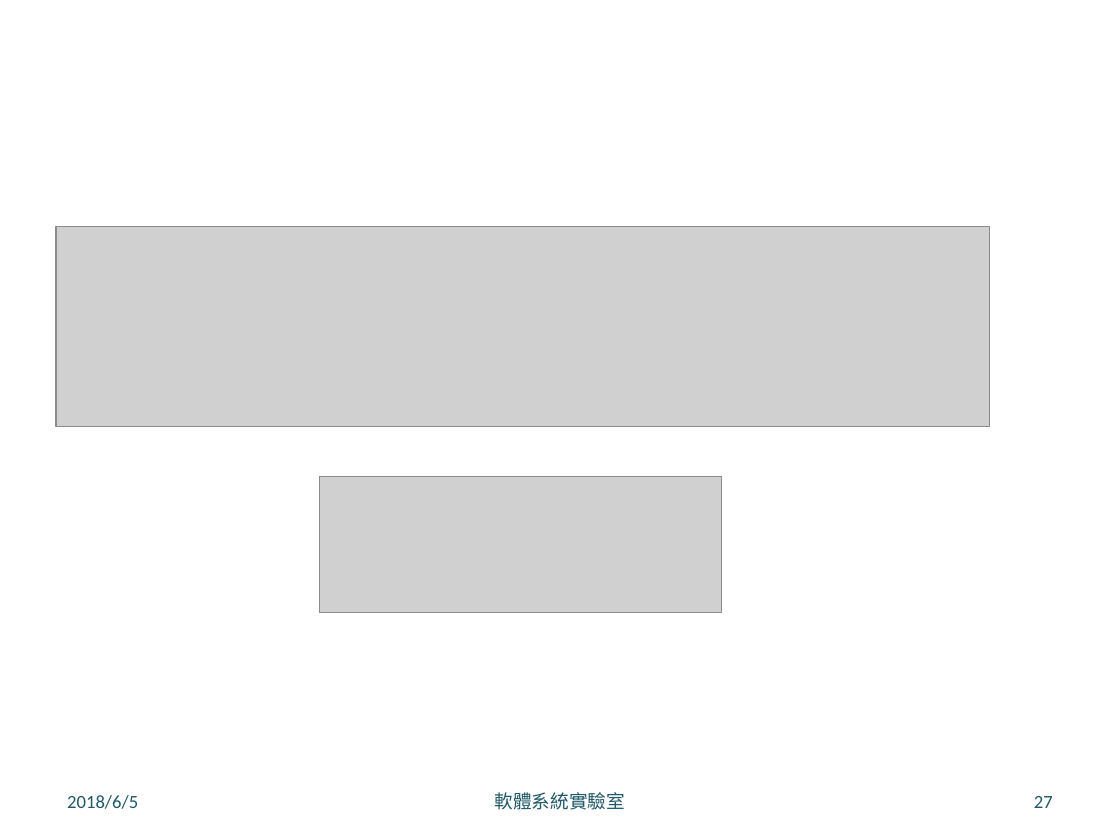
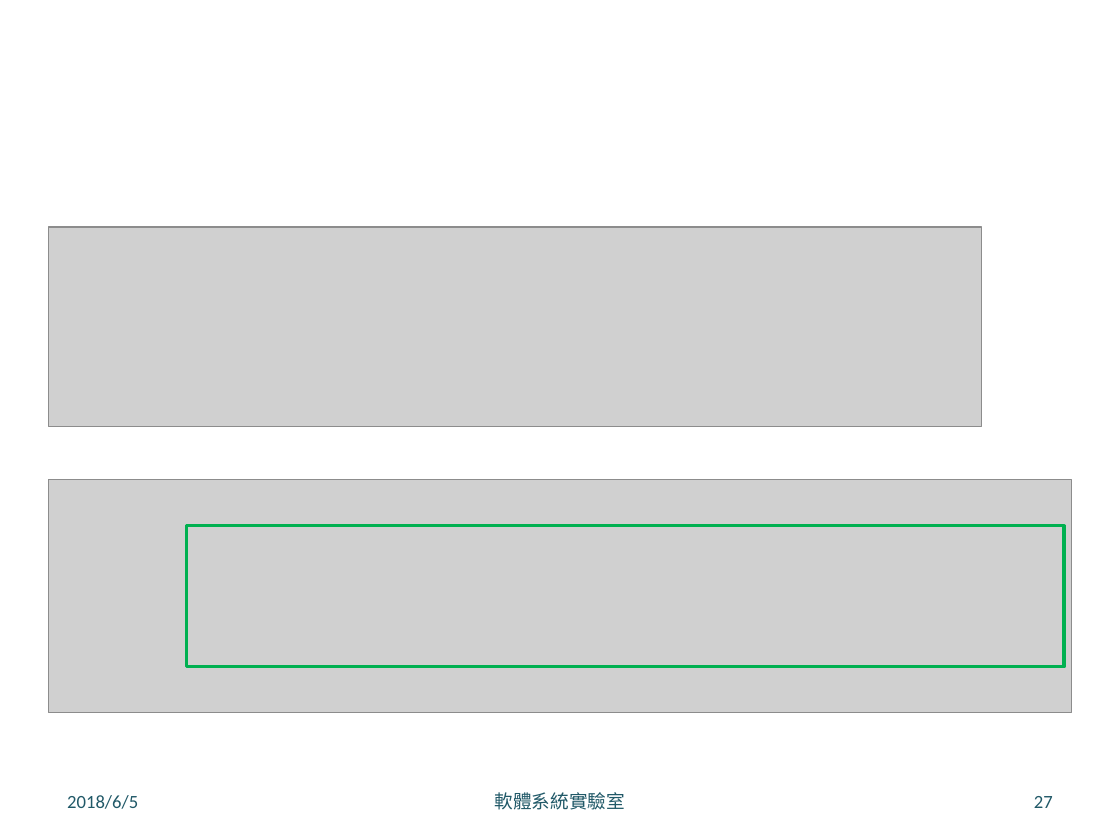
Before and after one commit to LeoLiu1209/Robusta-Thesis, a slide deck: slide 27 of 口試簡報 .pptx. Drawn at 1120x840 pixels with LibreOffice and Linux fonts; fonts in the diff are those of the drawing; grey boxes stand for pictures; background and template pictures are left out. Boxes give left, top, right and bottom in pixels: in the first picture for what was removed or moved away, otherwise in the second. Text is boxed around its words. In the diff, an @@ line names an element or a change of style, - is before the commit and + after.

```diff
--- a/口試簡報 .pptx
+++ b/口試簡報 .pptx
@@ picture: place and size @@
-picture at <box>56,226,989,426</box>
+picture at <box>48,227,981,427</box>
@@ picture added at <box>48,479,1071,712</box> @@
@@ picture removed at <box>319,476,721,612</box> @@
@@ rectangle added at <box>187,525,1064,666</box>, outline #00B050 2 pt @@
```
Also in this commit, not shown: 23 other slides changed, 6 slides added, 7 other files.
